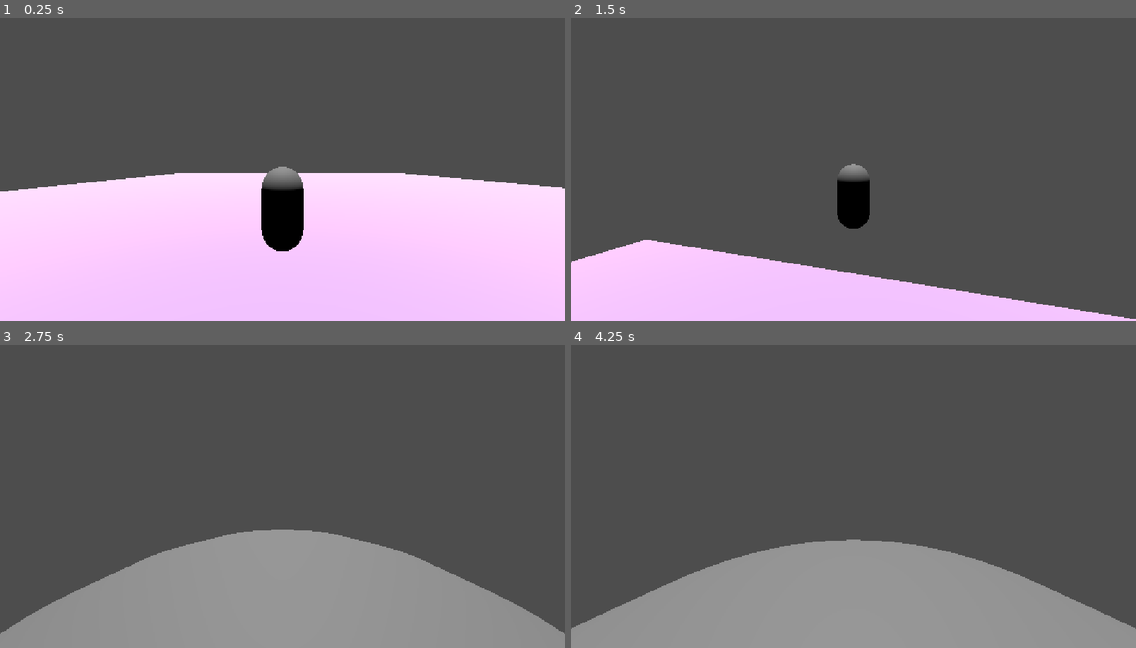
Above: before the commit, frames 1-4 (two rows, left to right).
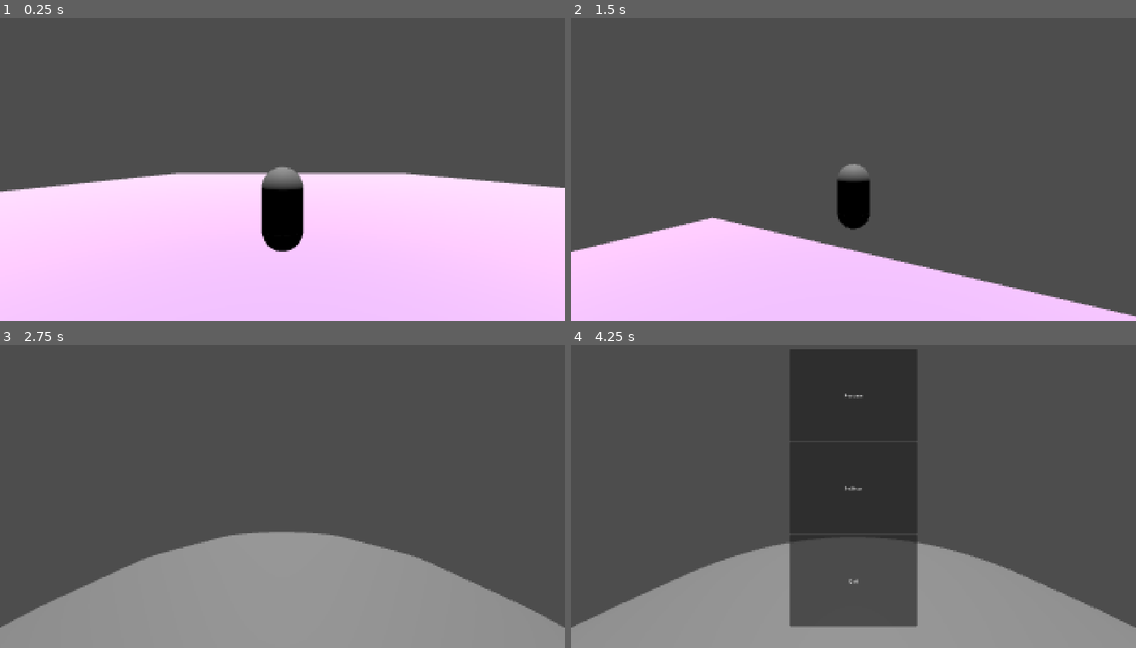
Above: after the commit, the same moments.

Repository: meowcolonthree/first-3d
Game: Godot game, scene res://scenes/main.tscn
Two runs of this game, one before a commit and one after it. Both use one fixed random seed, a clock stepped at 60 frames per second and the inputs below.
Inputs (mouse positions are in pixels of both pictures, inside the frame that each line leads up to):
- Up to frame 1 (0.25 s): no input
- Up to frame 2 (1.5 s): move the mouse to (881, 160) at 0.52 s; hold Mouse wheel down (wheel_down) 0.53-1.28 s; hold W (move_forward) from 0.53 s (still down); tap Space (jump) at 0.77 s; move the mouse to (825, 163) at 1.27 s; tap Mouse wheel up (wheel_up) at 1.35 s
- Up to frame 3 (2.75 s): keep holding W (move_forward); tap Space (jump) at 1.52 s; move the mouse to (293, 484) at 2.02 s; hold Mouse wheel down (wheel_down) from 2.03 s (still down)
- Up to frame 4 (4.25 s): keep holding W (move_forward); move the mouse to (847, 493) at 2.77 s; release Mouse wheel down (wheel_down) at 2.78 s; tap Mouse wheel up (wheel_up) at 2.85 s; tap Space (jump) at 3.02, 3.77 s; move the mouse to (893, 493) at 3.52 s; hold Mouse wheel down (wheel_down) from 3.53 s (still down); tap Escape (mouse_capture_toggle) at 4.15 s

The runs differ from the first frame. In frame 1, 0.7% of the frame differs, in the area x 0-100%, y 49-78%; in frame 2, 5.8%; in frame 3, 0.7%; in frame 4, 20%, in the area x 0-100%, y 1-94%.

Commit message:
pause, settings menu and files moved
added a pause, added a settings menu reached from the pause menu,, including volume resolution and fullscreen mode. As well as removing some unused scripts and moving a script from scenes to scripts

Diff:
--- a/project.godot
+++ b/project.godot
@@ -17,8 +17,10 @@
 
 [display]
 
+window/size/viewport_width=1920
+window/size/viewport_height=1080
 window/stretch/mode="canvas_items"
-window/stretch/aspect="expand"
+window/stretch/aspect="ignore"
 
 [input]
 
@@ -63,6 +65,11 @@
 ]
 }
 
+[layer_names]
+
+3d_render/size/viewport_height=720
+3d_render/size/viewport_width=1280
+
 [physics]
 
 3d/physics_engine="Jolt Physics"
@@ -70,3 +77,4 @@
 [rendering]
 
 rendering_device/driver.windows="d3d12"
+anti_aliasing/quality/msaa_3d=1
--- a/scenes/camera_pivot.gd
+++ /dev/null
@@ -1,8 +0,0 @@
-extends Node3D
-@export var mouse_sensitivity = 50
-
-func _input(event: InputEvent):
-	if event is InputEventMouseMotion:
-		var movement: Vector2 = event.relative
-		rotate_y(movement.x / mouse_sensitivity)
-		rotate_x(-movement.y / mouse_sensitivity)
--- a/scenes/main.tscn
+++ b/scenes/main.tscn
@@ -1,6 +1,8 @@
 [gd_scene format=3 uid="uid://keufmwhk5jeb"]
 
 [ext_resource type="PackedScene" uid="uid://b6ghqkxs7prxe" path="res://scenes/player.tscn" id="1_o5qli"]
+[ext_resource type="Script" uid="uid://d3xfmaieq5nls" path="res://scripts/main.gd" id="1_sugp2"]
+[ext_resource type="PackedScene" uid="uid://sflc70nn4btf" path="res://scenes/pause_menu.tscn" id="3_jyhfs"]
 
 [sub_resource type="BoxShape3D" id="BoxShape3D_qnpof"]
 size = Vector3(60, 1, 60)
@@ -13,6 +15,7 @@
 size = Vector3(60, 1, 60)
 
 [node name="Main" type="Node" unique_id=953906543]
+script = ExtResource("1_sugp2")
 
 [node name="Floor" type="StaticBody3D" parent="." unique_id=767798816]
 
@@ -27,3 +30,6 @@
 
 [node name="DirectionalLight3D" type="DirectionalLight3D" parent="." unique_id=699293046]
 transform = Transform3D(1, 0, 0, 0, -4.371139e-08, 1, 0, -1, -4.371139e-08, 0, 43, 0)
+
+[node name="PauseMenu" parent="." unique_id=2130924713 instance=ExtResource("3_jyhfs")]
+visible = false
--- /dev/null
+++ b/scenes/pause_menu.tscn
@@ -0,0 +1,115 @@
+[gd_scene format=3 uid="uid://sflc70nn4btf"]
+
+[ext_resource type="Script" uid="uid://cdxnxwx8glijm" path="res://scripts/pause_menu.gd" id="1_n87rw"]
+
+[node name="PauseMenu" type="Control" unique_id=2130924713]
+layout_mode = 3
+anchors_preset = 15
+anchor_right = 1.0
+anchor_bottom = 1.0
+grow_horizontal = 2
+grow_vertical = 2
+script = ExtResource("1_n87rw")
+
+[node name="Pause" type="MarginContainer" parent="." unique_id=1713853086]
+layout_mode = 1
+anchors_preset = 13
+anchor_left = 0.5
+anchor_right = 0.5
+anchor_bottom = 1.0
+offset_left = -216.0
+offset_top = 64.0
+offset_right = 216.0
+offset_bottom = -72.0
+grow_horizontal = 2
+grow_vertical = 2
+
+[node name="VBoxContainer" type="VBoxContainer" parent="Pause" unique_id=295780535]
+layout_mode = 2
+
+[node name="Resume" type="Button" parent="Pause/VBoxContainer" unique_id=1452596824]
+layout_mode = 2
+size_flags_vertical = 3
+text = "Resume"
+
+[node name="Settings" type="Button" parent="Pause/VBoxContainer" unique_id=89805630]
+layout_mode = 2
+size_flags_vertical = 3
+text = "Settings"
+
+[node name="Quit" type="Button" parent="Pause/VBoxContainer" unique_id=774592003]
+layout_mode = 2
+size_flags_vertical = 3
+text = "Quit"
+
+[node name="Settings" type="MarginContainer" parent="." unique_id=548819548]
+layout_mode = 1
+anchors_preset = 15
+anchor_right = 1.0
+anchor_bottom = 1.0
+offset_left = 64.0
+offset_top = 64.0
+offset_right = -64.0
+offset_bottom = -64.0
+grow_horizontal = 2
+grow_vertical = 2
+
+[node name="VBoxContainer" type="VBoxContainer" parent="Settings" unique_id=1785309273]
+layout_mode = 2
+
+[node name="Label2" type="Label" parent="Settings/VBoxContainer" unique_id=743707626]
+layout_mode = 2
+text = "Volume"
+
+[node name="Volume" type="HSlider" parent="Settings/VBoxContainer" unique_id=1114239319]
+layout_mode = 2
+min_value = -25.0
+max_value = 25.0
+
+[node name="CheckBox" type="CheckBox" parent="Settings/VBoxContainer" unique_id=23710704]
+layout_mode = 2
+size_flags_horizontal = 4
+size_flags_vertical = 0
+text = "Mute"
+
+[node name="Label" type="Label" parent="Settings/VBoxContainer" unique_id=1215342071]
+layout_mode = 2
+text = "Resolution"
+
+[node name="Resolutions" type="OptionButton" parent="Settings/VBoxContainer" unique_id=1491781842]
+layout_mode = 2
+selected = 2
+item_count = 5
+popup/item_0/text = "3840x2160"
+popup/item_0/id = 3
+popup/item_1/text = "2560x1440"
+popup/item_1/id = 2
+popup/item_2/text = "1920x1080"
+popup/item_2/id = 0
+popup/item_3/text = "1600x900"
+popup/item_3/id = 1
+popup/item_4/text = "1280x720"
+popup/item_4/id = 4
+
+[node name="Label3" type="Label" parent="Settings/VBoxContainer" unique_id=1763296723]
+layout_mode = 2
+text = "Fullscreen Mode"
+
+[node name="OptionButton" type="OptionButton" parent="Settings/VBoxContainer" unique_id=1175499500]
+layout_mode = 2
+selected = 0
+item_count = 3
+popup/item_0/text = "Windowed"
+popup/item_0/id = 0
+popup/item_1/text = "Exclusive Fullscreen"
+popup/item_1/id = 1
+popup/item_2/text = "Fullscreen"
+popup/item_2/id = 2
+
+[connection signal="pressed" from="Pause/VBoxContainer/Resume" to="." method="_on_resume_pressed"]
+[connection signal="pressed" from="Pause/VBoxContainer/Settings" to="." method="_on_settings_pressed"]
+[connection signal="pressed" from="Pause/VBoxContainer/Quit" to="." method="_on_quit_pressed"]
+[connection signal="value_changed" from="Settings/VBoxContainer/Volume" to="." method="_on_volume_value_changed"]
+[connection signal="toggled" from="Settings/VBoxContainer/CheckBox" to="." method="_on_check_box_toggled"]
+[connection signal="item_selected" from="Settings/VBoxContainer/Resolutions" to="." method="_on_resolutions_item_selected"]
+[connection signal="item_selected" from="Settings/VBoxContainer/OptionButton" to="." method="_on_option_button_item_selected"]
--- a/scripts/camera.gd
+++ b/scripts/camera.gd
@@ -21,9 +21,3 @@
 		spring_arm.spring_length -= 1
 	if event.is_action_pressed("wheel_down"):
 		spring_arm.spring_length += 1
-
-	if event.is_action_pressed("mouse_capture_toggle"):
-		if Input.mouse_mode == Input.MOUSE_MODE_CAPTURED:
-			Input.mouse_mode = Input.MOUSE_MODE_VISIBLE
-		else:
-			Input.mouse_mode = Input.MOUSE_MODE_CAPTURED
--- /dev/null
+++ b/scripts/main.gd
@@ -0,0 +1,19 @@
+extends Node
+
+@onready var pause_menu = $PauseMenu
+var paused = false
+
+func _process(delta):
+	if Input.is_action_just_pressed("mouse_capture_toggle"):
+		pause()
+
+func pause():
+	if paused:
+		pause_menu.hide()
+		Engine.time_scale = 1
+		Input.mouse_mode = Input.MOUSE_MODE_CAPTURED
+	elif not paused:
+		pause_menu.show()
+		Engine.time_scale = 0
+		Input.mouse_mode = Input.MOUSE_MODE_VISIBLE
+	paused = !paused
--- /dev/null
+++ b/scripts/pause_menu.gd
@@ -0,0 +1,72 @@
+extends Control
+
+@onready var main = $"../"
+@onready var settings: MarginContainer = $Settings
+@onready var pause: MarginContainer = $Pause
+var paused = false
+
+func _ready():
+	settings.hide()
+
+func _on_resume_pressed() -> void:
+	main.pause()
+
+func _on_settings_pressed() -> void:
+	settings.show()
+	pause.hide()
+
+func _input(event: InputEvent):
+	if event.is_action_pressed("mouse_capture_toggle") and settings.visible:
+		settings.hide()
+		pause.show()
+	elif event.is_action_pressed("mouse_capture_toggle") and not settings.visible:
+		pass
+		#pause_func()
+
+func pause_func():
+	if paused:
+		pause.hide()
+		Engine.time_scale = 1
+		Input.mouse_mode = Input.MOUSE_MODE_CAPTURED
+	elif not paused:
+		pause.show()
+		Engine.time_scale = 0
+		Input.mouse_mode = Input.MOUSE_MODE_VISIBLE
+	paused = !paused
+
+
+
+
+func _on_quit_pressed() -> void:
+	get_tree().quit()
+
+func _on_volume_value_changed(value):
+	AudioServer.set_bus_volume_db(0, value)
+
+
+func _on_check_box_toggled(toggled_on: bool) -> void:
+	AudioServer.set_bus_mute(0, toggled_on)
+
+
+func _on_resolutions_item_selected(index: int) -> void:
+	match index:
+		0:
+			DisplayServer.window_set_size(Vector2i(3840,2160))
+		1:
+			DisplayServer.window_set_size(Vector2i(2560,1440))
+		2:
+			DisplayServer.window_set_size(Vector2i(1920,1080))
+		3:
+			DisplayServer.window_set_size(Vector2i(1600,900))
+		4:
+			DisplayServer.window_set_size(Vector2i(1280,720))
+
+
+func _on_option_button_item_selected(index: int) -> void:
+	match index:
+		0:
+			DisplayServer.window_set_mode(DisplayServer.WINDOW_MODE_WINDOWED)
+		1:
+			DisplayServer.window_set_mode(DisplayServer.WINDOW_MODE_EXCLUSIVE_FULLSCREEN)
+		2:
+			DisplayServer.window_set_mode(DisplayServer.WINDOW_MODE_FULLSCREEN)
--- a/scripts/player.gd
+++ b/scripts/player.gd
@@ -25,7 +25,6 @@
 		direction = direction.normalized()
 		$Pivot.basis = Basis.looking_at(direction)
 
-	# test
 
 
 	if not is_on_floor():
--- a/scripts/player_camera.gd
+++ /dev/null
@@ -1,8 +0,0 @@
-extends Camera3D
-
-@export var mouse_sensitivity = 20
-
-func _input(event: InputEvent):
-	if event is InputEventMouseMotion:
-		var movement: Vector2 = event.relative
-		$Pivot.rotate_x(movement.x/mouse_sensitivity)
Not shown, added: assets/House In a Forest Loop.ogg.import
Not shown, removed: scenes/camera_pivot.gd.uid
Not shown, added: scripts/main.gd.uid
Not shown, added: scripts/pause_menu.gd.uid
Not shown, removed: scripts/player_camera.gd.uid
Not shown, added: assets/House In a Forest Loop.ogg
